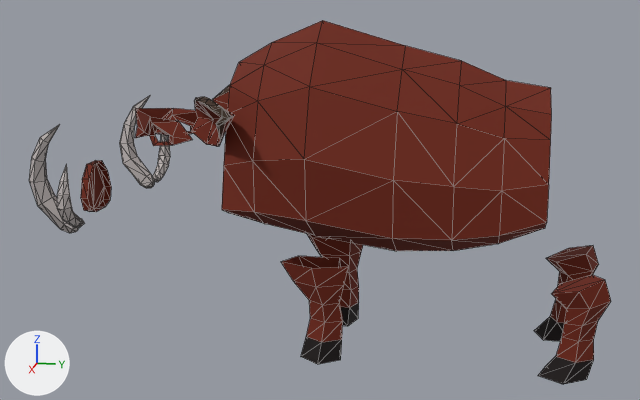
A saved change to the FBX model Assets/Game/Art/Characters/JabaliPetit/JabaliPetit_model.fbx.
One viewpoint serves both versions: a 50 mm lens placed at (2.939, 0.192, 1.235), pointed at (0.019, -0.392, 0.505). Arrows for +X, +Y and +Z are at lower left; the lights stay in place. Mesh edges are drawn as thin lines. Where no turn or scale is listed for an object, it has been applied to the vertices.
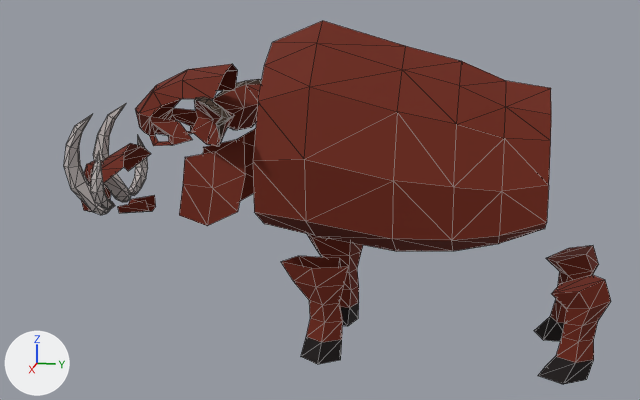
Changed parts and their boxes [x1, y1, x2, y2] in the pictures (640 x 400 px; the box of a moved part takes in the faces that stretch with it):
```json
{"object": "Cylinder001", "change": "reshaped", "before": [29, 20, 611, 384], "after": [64, 21, 611, 384], "on screen": "6% narrower"}
{"part": 1, "of": "me_mesh", "change": "moved or reshaped", "before": [29, 124, 79, 233], "after": [64, 114, 110, 215]}
{"part": 2, "of": "me_mesh", "change": "moved or reshaped", "before": [57, 164, 85, 228], "after": [91, 151, 115, 210]}
{"part": 3, "of": "me_mesh", "change": "moved or reshaped", "before": [120, 96, 155, 188], "after": [93, 103, 131, 202]}
{"part": 4, "of": "me_mesh", "change": "moved or reshaped", "before": [152, 134, 170, 182], "after": [128, 136, 148, 196]}
{"part": 5, "of": "me_mesh", "change": "built on", "before": [135, 43, 272, 223], "after": [101, 64, 256, 226]}
```

Scene script edits in JSON lines:
```json
{"block": "me_mesh", "where": "# used by ob_cylinder001; location = (0.0, 0.0, 0.0)"}
{"op": "remove", "block": "me_mesh", "code": "me_mesh.from_pydata(...)  # 482 vertices, 842 faces; spans x -0.45..0.45, y -1.29..0.57, z 0.0..1.11"}
{"op": "add", "block": "me_mesh", "code": "me_mesh.from_pydata(...)  # 525 vertices, 874 faces; spans x -0.39..0.39, y -1.29..0.57, z 0.0..1.11"}
{"block": "me_mesh", "change": "me_mesh part 1: the loose piece of 36 vertices spanning x 0.31..0.39, y -1.29..-1.14, z 0.43..0.8 is moved by (-0.24, 0.0, 0.0)"}
{"block": "me_mesh", "change": "me_mesh part 2: the loose piece of 36 vertices spanning x 0.33..0.45, y -1.15..-1.1, z 0.46..0.68 is moved by (-0.24, 0.0, 0.0)"}
{"block": "me_mesh", "change": "me_mesh part 3: the loose piece of 36 vertices spanning x -0.39..-0.31, y -1.29..-1.14, z 0.43..0.8 is moved by (0.24, 0.0, 0.0)"}
{"block": "me_mesh", "change": "me_mesh part 4: the loose piece of 36 vertices spanning x -0.45..-0.33, y -1.15..-1.1, z 0.46..0.68 is moved by (0.24, 0.0, 0.0)"}
{"block": "me_mesh", "change": "me_mesh part 5"}
{"block": "me_mesh", "change": "15 vertices are removed from x -0.24..0.24, y -1.07..-0.68, z 0.46..0.97"}
{"block": "me_mesh", "change": "32 faces are deleted"}
{"block": "me_mesh", "change": "58 vertices are added at x -0.2..0.2, y -1.19..-0.61, z 0.42..0.96"}
{"block": "me_mesh", "change": "64 new faces join them, mat_01___default (brown #6c1c00)"}
```
